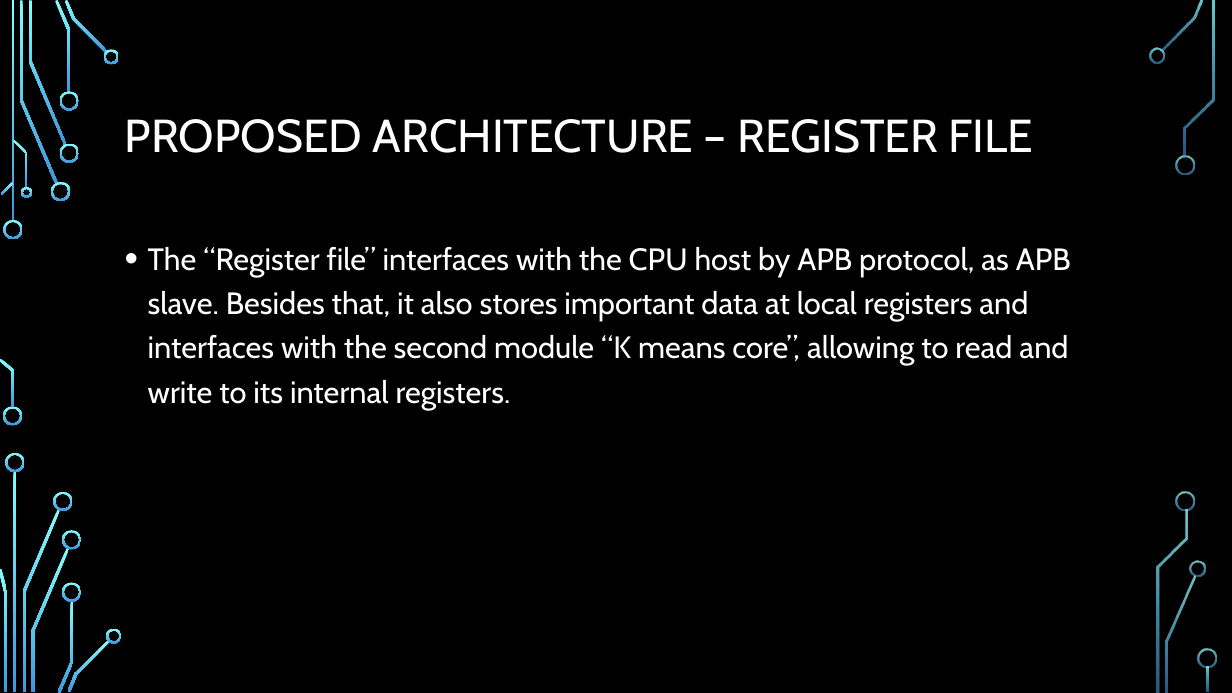
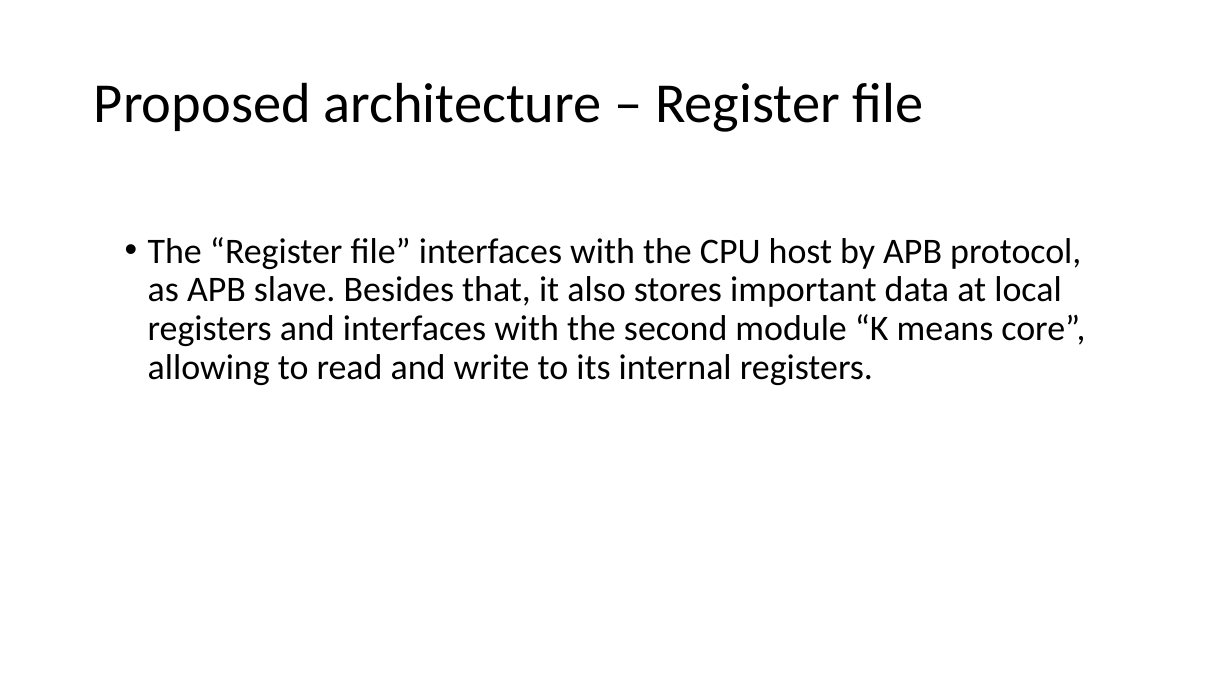
Before and after one commit to liotahuf/project_k_means, a slide deck: slide 20 of Midle presentation.pptx. Drawn at 1232x693 pixels with LibreOffice and Linux fonts; fonts in the diff are those of the drawing; background and template pictures are left out. Boxes give left, top, right and bottom in pixels: in the first picture for what was removed or moved away, otherwise in the second. Text is boxed around its words. In the diff, an @@ line names an element or a change of style, - is before the commit and + after.

```diff
--- a/Midle presentation.pptx
+++ b/Midle presentation.pptx
@@ background picture (left out) to #FFFFFF @@
@@ title at [94,82,924,132]: text changed; size 36 to 44 pt; font Cabin to Calibri; text colour #FFFFFF to #000000 @@
-PROPOSED ARCHITECTURE – REGISTER FILE
+Proposed architecture – Register file
@@ text "The “Register file” interfaces with ..." at [148,237,1085,385]: size 24 to 28 pt, font Cabin to Calibri, text colour #FFFFFF to #000000; line spacing 1.2 to 0.9 @@
@@ group removed at [0,0,1217,693]: 33 freeform shapes, 3 rectangles @@
```
Also in this commit, not shown: 47 other slides changed, 2 other files.
